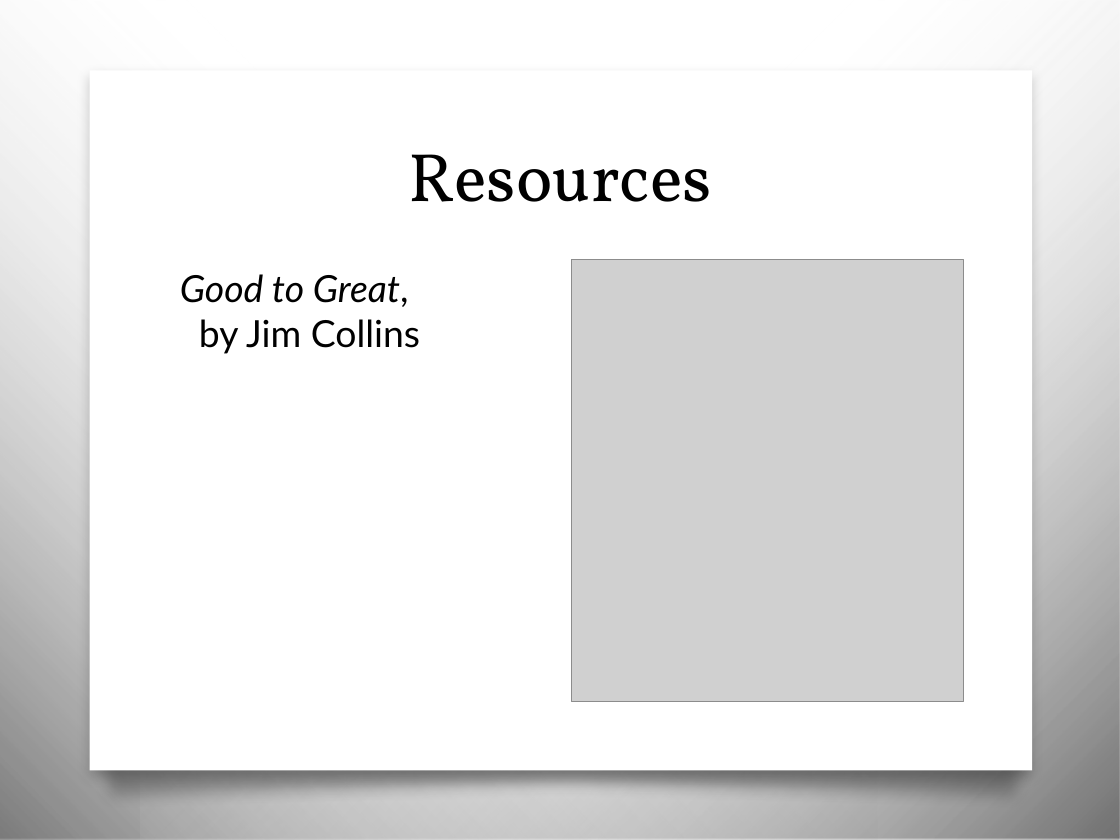
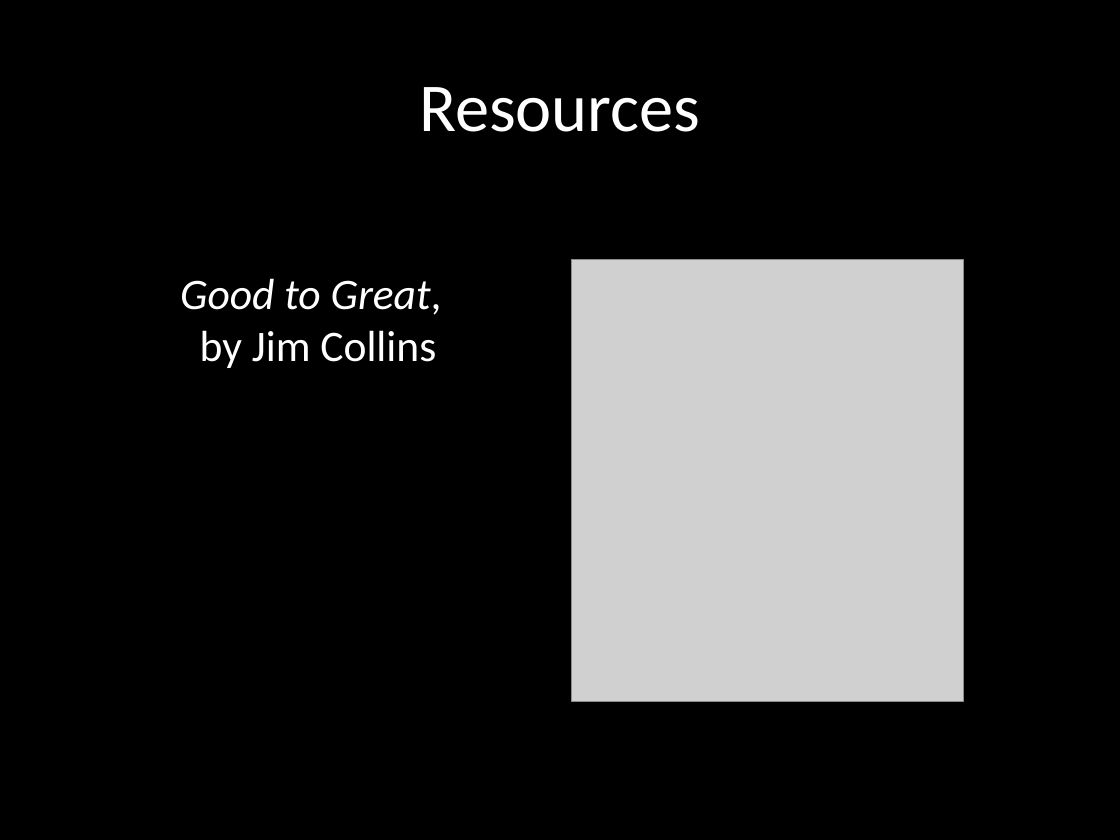
Before and after one commit to JonKruger/the-business-of-you, a slide deck: slide 18 of The Business of You.pptx. Drawn at 1120x840 pixels with LibreOffice and Linux fonts; fonts in the diff are those of the drawing; grey boxes stand for pictures; background and template pictures are left out. Boxes give left, top, right and bottom in pixels: in the first picture for what was removed or moved away, otherwise in the second. Text is boxed around its words. In the diff, an @@ line names an element or a change of style, - is before the commit and + after.

```diff
--- a/The Business of You.pptx
+++ b/The Business of You.pptx
@@ background picture (left out) to #000000 @@
@@ rectangle removed at [0,0,877,840] @@
@@ rectangle removed at [140,0,1120,840] @@
@@ title "Resources": place and size @@
-title "Resources" at [409,154,712,202]
+title "Resources" at [419,87,700,132]
@@ title "Resources" at [419,87,700,132]: font Vollkorn to Calibri, text colour #000000 to #FFFFFF @@
@@ rectangle removed at [90,71,1033,771] @@
@@ text "Good to Great, by Jim ..." at [180,278,442,368]: size 24 to 28 pt, font Lato to Calibri, text colour #000000 to #FFFFFF @@
@@ freeform shape removed at [77,744,1047,810] @@
```
Also in this commit, not shown: 16 other slides changed, 2 slides added, 2 slides removed, 1 other file.
